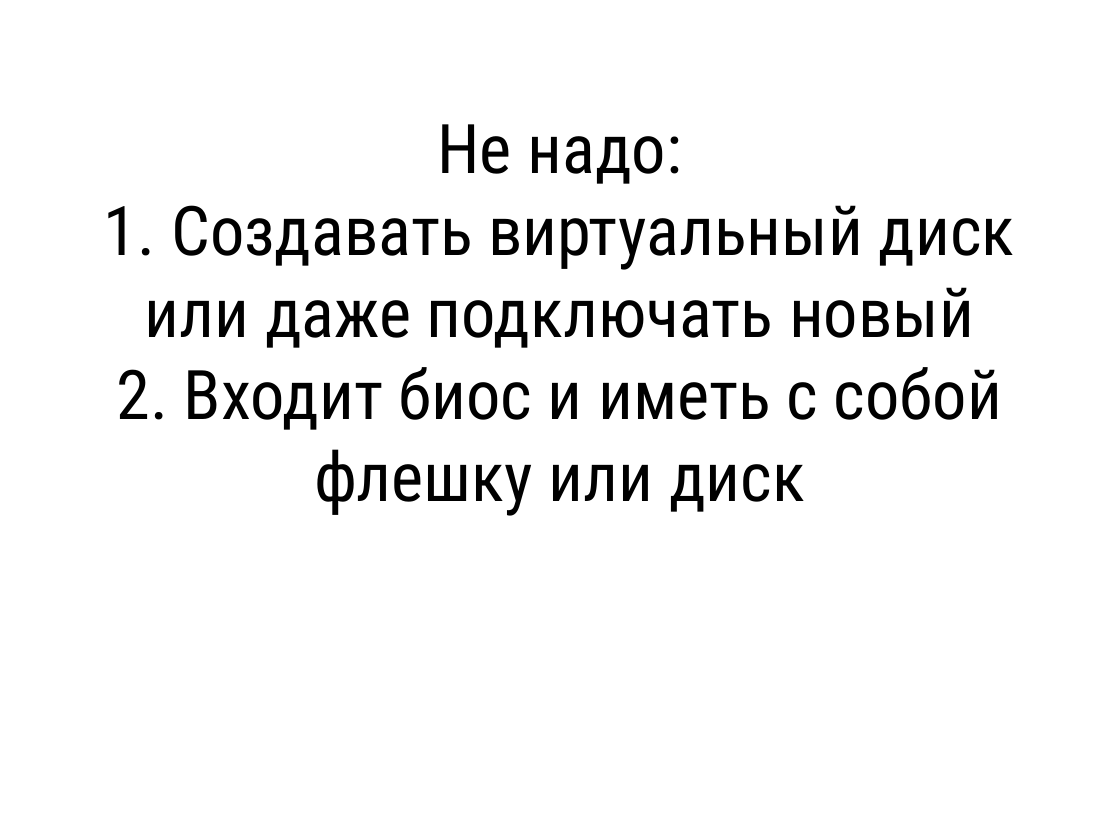
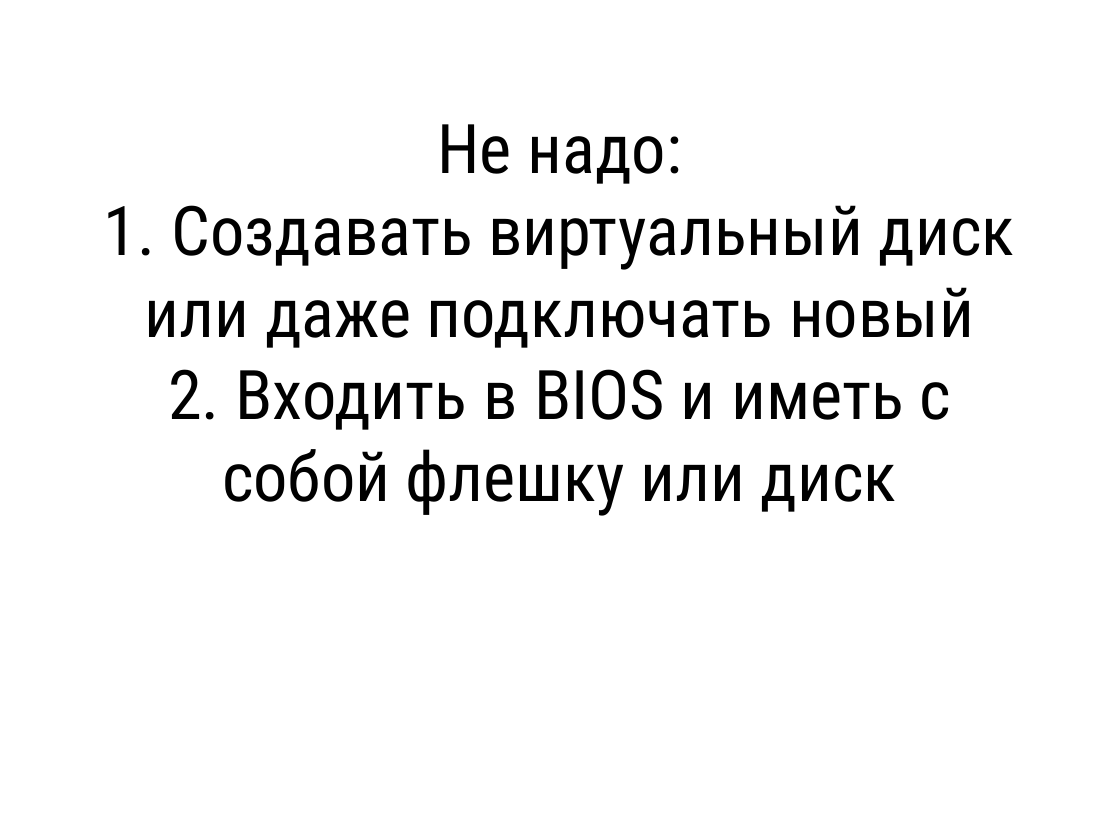
Before and after one commit to adilet-web-dev/university, a slide deck: slide 6 of Virtual Box.pptx. Drawn at 1120x840 pixels with LibreOffice and Linux fonts; fonts in the diff are those of the drawing. Boxes give left, top, right and bottom in pixels: in the first picture for what was removed or moved away, otherwise in the second. Text is boxed around its words. In the diff, an @@ line names an element or a change of style, - is before the commit and + after.

Commit message:
rer
erer

```diff
--- a/Virtual Box.pptx
+++ b/Virtual Box.pptx
@@ title at bbox=[104, 124, 1015, 516]: text changed @@
-Не надо:
-1. Создавать виртуальный диск или даже подключать новый
-2. Входит биос и иметь с собой флешку или диск
+Не надо:
+1. Создавать виртуальный диск или даже подключать новый
+2. Входить в BIOS и иметь с собой флешку или диск
```
